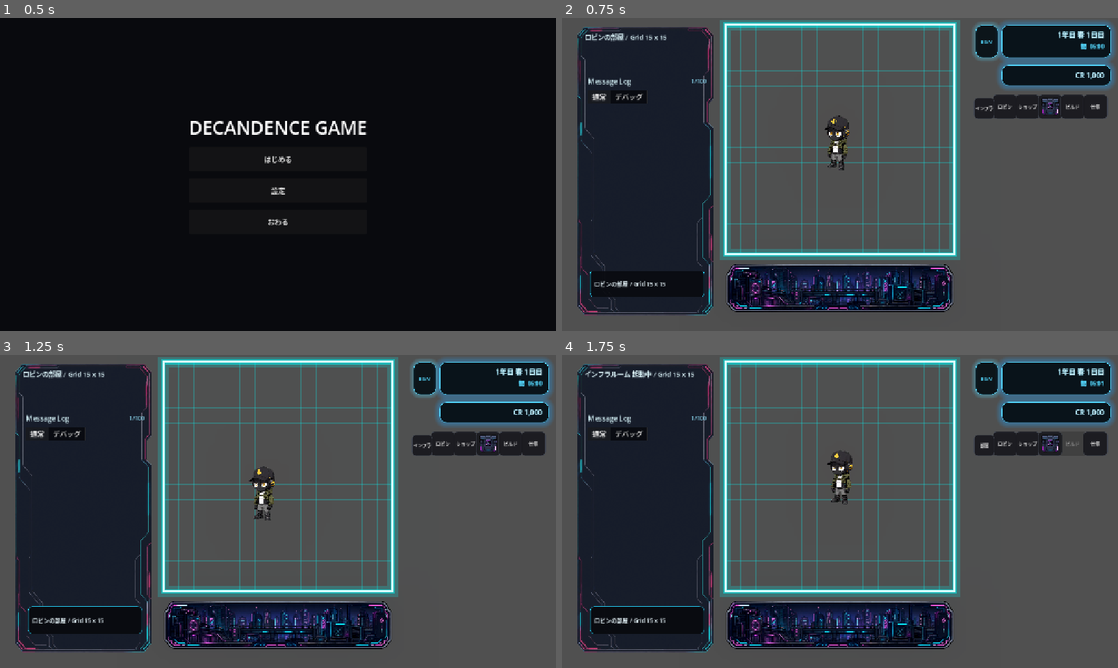
Above: before the commit, frames 1-4 (two rows, left to right).
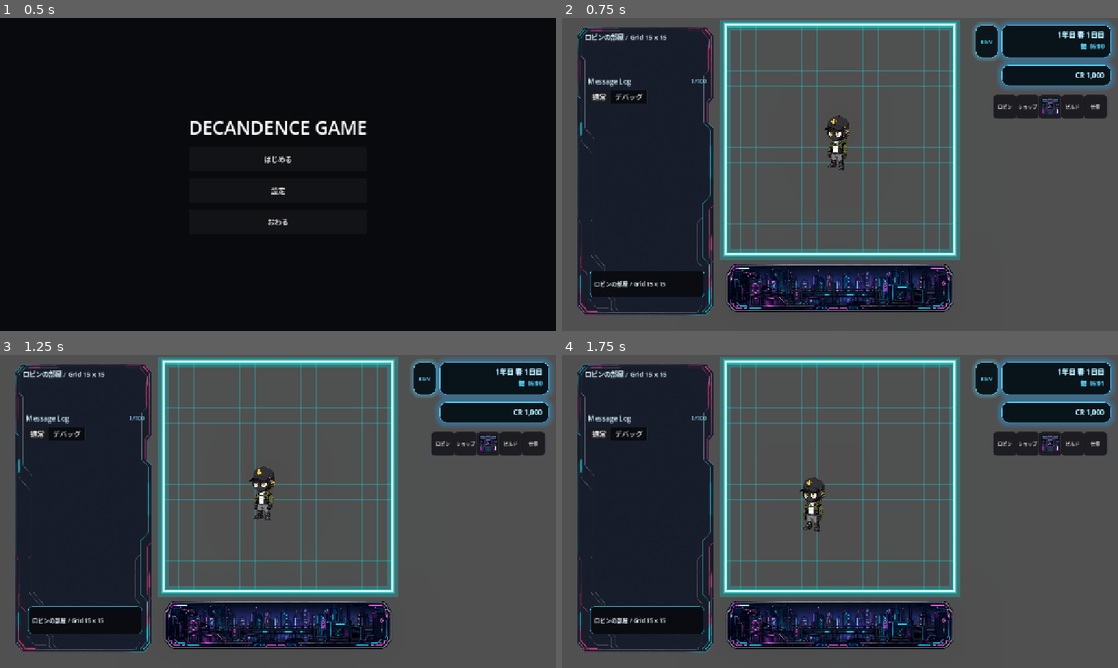
Above: after the commit, the same moments.

Repository: grimoire1089-coder/optimistic
Game: Godot game, scene res://Scenes/Boot/TitleScene.tscn
The game is run twice, just before and just after one commit, with the same random seed, the same clock (stepped at 60 frames per second) and the same inputs. Sound files missing from this copy of the repository are replaced by a short silence.
Inputs (mouse positions are in pixels of both pictures, inside the frame that each line leads up to):
- Up to frame 1 (0.5 s): no input
- Up to frame 2 (0.75 s): click "はじめる" at 0.5 s
- Up to frame 3 (1.25 s): no input
- Up to frame 4 (1.75 s): click (984, 445) at 1.25 s, where only the run before the commit has a clickable "インフラ"

Frame 1 is identical in both runs. In frame 2, 0.2% of the frame differs, in the area x 74-78%, y 25-33%; in frame 3, 0.2%; in frame 4, 1.7%, in the area x 4-94%, y 4-57%.

Commit message:
Route map travel through entrance furniture

Diff:
--- a/Scripts/Scenes/Main/Modules/MainSceneMapTravelModule.gd
+++ b/Scripts/Scenes/Main/Modules/MainSceneMapTravelModule.gd
@@ -3,6 +3,7 @@
 
 const MAP_ID_ROBIN_ROOM: StringName = &"robin_room"
 const MAP_ID_INFRASTRUCTURE_ROOM: StringName = &"infrastructure_room"
+const DEFAULT_TRAVEL_SFX_PATH := "res://Assets/Audio/SFX/Game/Sci-fi_door_opening.ogg"
 
 @export var default_map_id: StringName = MAP_ID_ROBIN_ROOM
 @export var robin_room_map_path: NodePath = NodePath("../RobinRoomMap")
@@ -15,8 +16,12 @@
 @export var build_grid_overlay_path: NodePath = NodePath("../BuildGridHighlightOverlay")
 @export var build_preview_path: NodePath = NodePath("../BuildFurniturePlacementPreview")
 @export var floor_placement_module_path: NodePath = NodePath("../FloorPlacementModule")
+@export var furniture_placement_module_path: NodePath = NodePath("../FurniturePlacementModule")
 @export var location_background_path: NodePath = NodePath("../LocationBackground")
 @export var move_robin_to_map_center_on_travel: bool = true
+@export var use_travel_buttons: bool = false
+@export var travel_sfx_path: String = DEFAULT_TRAVEL_SFX_PATH
+@export var travel_sfx_volume_db: float = 0.0
 
 var _robin_room_map: RoomMapGridModule
 var _infrastructure_room_map: RoomMapGridModule
@@ -25,6 +30,7 @@
 var _to_robin_room_button: Button
 var _debug_label: Label
 var _active_map_id: StringName = &""
+var _travel_sfx: AudioStream
 
 
 func _ready() -> void:
@@ -38,14 +44,28 @@
 	_resolve_static_refs()
 	_connect_buttons()
 	_sync_runtime_build_nodes()
+	_sync_travel_buttons()
 
 
 func travel_to_infrastructure_room() -> void:
-	set_active_map(MAP_ID_INFRASTRUCTURE_ROOM)
+	travel_to_map(MAP_ID_INFRASTRUCTURE_ROOM)
 
 
 func travel_to_robin_room() -> void:
-	set_active_map(MAP_ID_ROBIN_ROOM)
+	travel_to_map(MAP_ID_ROBIN_ROOM)
+
+
+func travel_to_map(map_id: StringName, play_sfx: bool = true) -> void:
+	_resolve_static_refs()
+	var next_map := _get_map_for_id(map_id)
+	if next_map == null:
+		return
+	if _active_map_id == map_id:
+		_sync_runtime_build_nodes()
+		return
+	if play_sfx:
+		_play_travel_sfx()
+	set_active_map(map_id)
 
 
 func get_active_map_id() -> StringName:
@@ -91,6 +111,12 @@
 	return NodePath("../RobinRoomMap/FloorRoot")
 
 
+func _get_active_furniture_root_path_for_scene_modules() -> NodePath:
+	if _active_map_id == MAP_ID_INFRASTRUCTURE_ROOM:
+		return NodePath("../InfrastructureRoomMap/FurnitureRoot")
+	return NodePath("../RobinRoomMap/FurnitureRoot")
+
+
 func _get_active_wander_provider_path() -> NodePath:
 	if _active_map_id == MAP_ID_INFRASTRUCTURE_ROOM:
 		return NodePath("../InfrastructureRoomMap")
@@ -101,6 +127,12 @@
 	if _active_map_id == MAP_ID_INFRASTRUCTURE_ROOM:
 		return NodePath("../../InfrastructureRoomMap/FurnitureRoot")
 	return NodePath("../../RobinRoomMap/FurnitureRoot")
+
+
+func _get_active_room_map_path_for_robin_modules() -> NodePath:
+	if _active_map_id == MAP_ID_INFRASTRUCTURE_ROOM:
+		return NodePath("../../InfrastructureRoomMap")
+	return NodePath("../../RobinRoomMap")
 
 
 func _apply_map_visibility() -> void:
@@ -123,15 +155,25 @@
 			wander_module.set("movement_area_provider_path", provider_path)
 			wander_module.set("_movement_area_provider", null)
 
+	var active_furniture_root_path := _get_active_furniture_root_path_for_robin_modules()
+	var active_room_map_path := _get_active_room_map_path_for_robin_modules()
+
 	var rest_module := _robin.get_node_or_null("AICharacterSleepBehaviorModule")
 	if rest_module != null:
-		var furniture_root_path := _get_active_furniture_root_path_for_robin_modules()
-		rest_module.set("furniture_root_path", furniture_root_path)
+		rest_module.set("furniture_root_path", active_furniture_root_path)
 		rest_module.set("_furniture_root", null)
 		rest_module.set("_target_bedding", null)
 		if rest_module.has_method("_stop_sleeping"):
 			rest_module.call("_stop_sleeping")
 
+	var hydrate_module := _robin.get_node_or_null("AICharacterHydrateBehaviorModule")
+	if hydrate_module != null:
+		hydrate_module.set("furniture_root_path", active_furniture_root_path)
+		hydrate_module.set("room_map_path", active_room_map_path)
+		hydrate_module.set("_furniture_root", null)
+		hydrate_module.set("_room_map", null)
+		hydrate_module.set("_target_kitchen", null)
+
 	if move_robin_to_map_center_on_travel:
 		_move_robin_to_active_map_center()
 
@@ -177,6 +219,20 @@
 		else:
 			preview.set("room_map_path", active_map_path)
 			preview.set("_room_map", null)
+
+	var furniture_placement := get_node_or_null(furniture_placement_module_path)
+	if furniture_placement != null:
+		if furniture_placement.has_method("set_room_map_path"):
+			furniture_placement.call("set_room_map_path", active_map_path)
+		else:
+			furniture_placement.set("room_map_path", active_map_path)
+			furniture_placement.set("_room_map", null)
+		var active_furniture_root_path := _get_active_furniture_root_path_for_scene_modules()
+		if furniture_placement.has_method("set_furniture_root_path"):
+			furniture_placement.call("set_furniture_root_path", active_furniture_root_path)
+		else:
+			furniture_placement.set("furniture_root_path", active_furniture_root_path)
+			furniture_placement.set("_furniture_root", null)
 
 	var floor_placement := get_node_or_null(floor_placement_module_path)
 	if floor_placement != null:
@@ -202,6 +258,14 @@
 
 
 func _sync_travel_buttons() -> void:
+	if not use_travel_buttons:
+		if _to_infrastructure_button != null:
+			_to_infrastructure_button.visible = false
+			_to_infrastructure_button.disabled = true
+		if _to_robin_room_button != null:
+			_to_robin_room_button.visible = false
+			_to_robin_room_button.disabled = true
+		return
 	if _to_infrastructure_button != null:
 		_to_infrastructure_button.visible = _active_map_id == MAP_ID_ROBIN_ROOM
 		_to_infrastructure_button.disabled = _active_map_id != MAP_ID_ROBIN_ROOM
@@ -229,6 +293,26 @@
 		var to_robin_room_callable := Callable(self, "travel_to_robin_room")
 		if not _to_robin_room_button.pressed.is_connected(to_robin_room_callable):
 			_to_robin_room_button.pressed.connect(to_robin_room_callable)
+
+
+func _play_travel_sfx() -> void:
+	var stream := _get_travel_sfx()
+	if stream == null:
+		return
+	var audio_player := get_node_or_null("/root/AudioPlayer")
+	if audio_player != null and audio_player.has_method("play_sfx"):
+		audio_player.call("play_sfx", stream, 1.0, travel_sfx_volume_db)
+
+
+func _get_travel_sfx() -> AudioStream:
+	if _travel_sfx != null:
+		return _travel_sfx
+	if travel_sfx_path.is_empty():
+		return null
+	if not ResourceLoader.exists(travel_sfx_path):
+		return null
+	_travel_sfx = load(travel_sfx_path) as AudioStream
+	return _travel_sfx
 
 
 func _resolve_static_refs() -> void:
